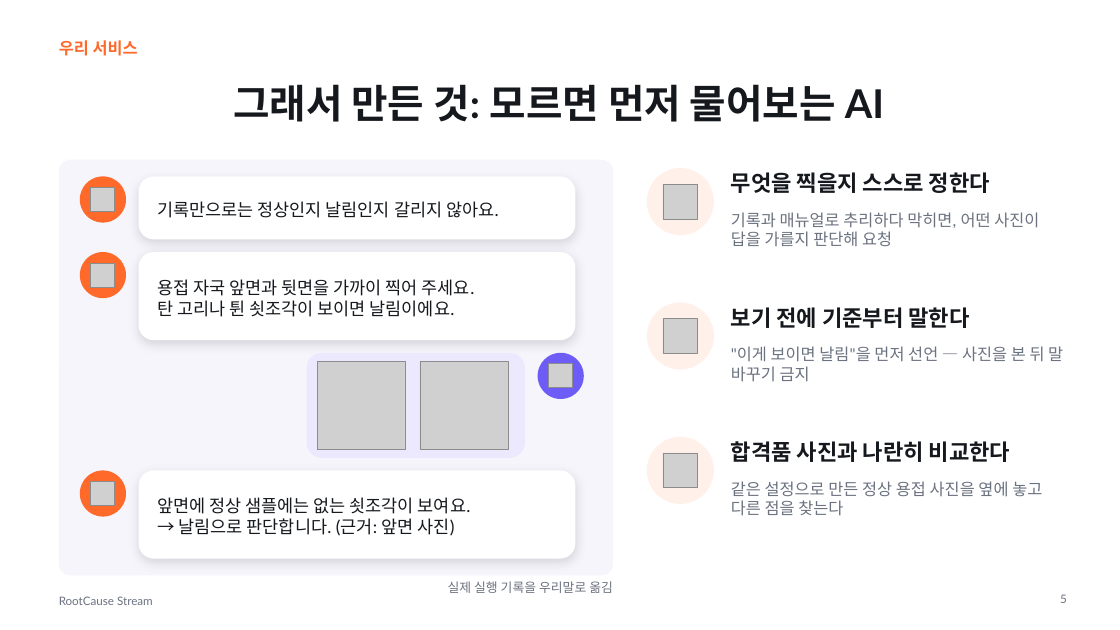
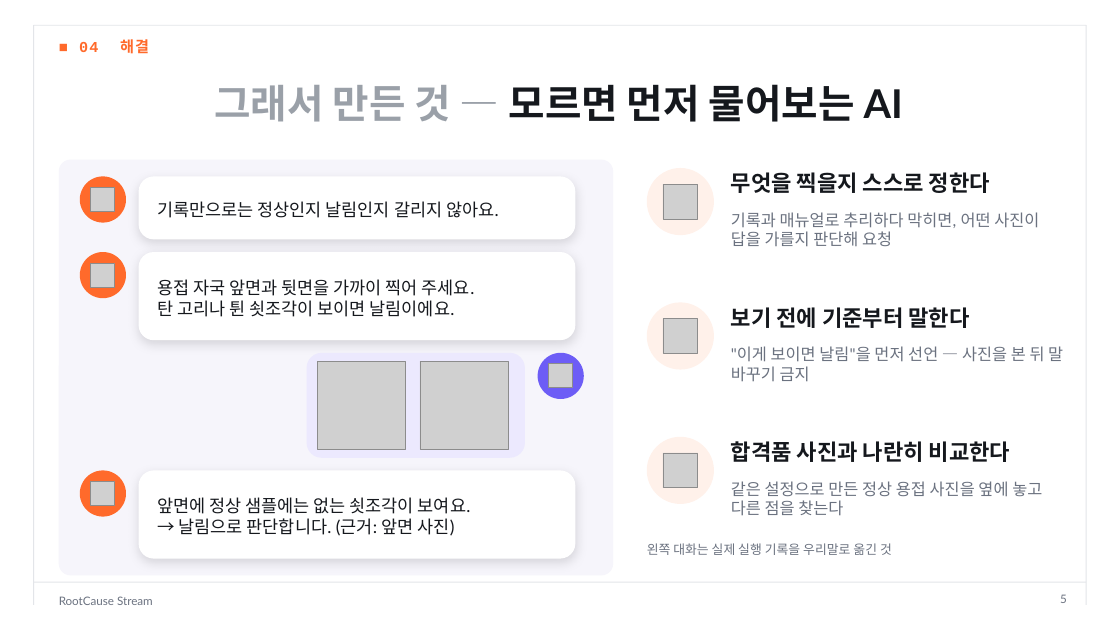
Before and after one commit to dlwogud/rootcause-stream, a slide deck: slide 5 of deck/RootCause_Stream_발표자료.pptx. Drawn at 1120x630 pixels with LibreOffice and Linux fonts; fonts in the diff are those of the drawing; grey boxes stand for pictures. Boxes give left, top, right and bottom in pixels: in the first picture for what was removed or moved away, otherwise in the second. Text is boxed around its words. In the diff, an @@ line names an element or a change of style, - is before the commit and + after.

```diff
--- a/deck/RootCause_Stream_발표자료.pptx
+++ b/deck/RootCause_Stream_발표자료.pptx
@@ line added from (34, 25) to (34, 605), #E3E5E9 0.75 pt @@
@@ line added from (34, 25) to (1086, 25), #E3E5E9 0.75 pt @@
@@ line added from (1086, 25) to (1086, 605), #E3E5E9 0.75 pt @@
@@ text at (x1=79, y1=39, x2=149, y2=54): text changed; size 14 to 13 pt; font Lato to Courier New @@
-우리 서비스
+■ 04 해결
@@ title at (x1=214, y1=84, x2=903, y2=122): text changed @@
-그래서 만든 것: 모르면 먼저 물어보는 AI
+그래서 만든 것 — 모르면 먼저 물어보는 AI
@@ text at (x1=647, y1=543, x2=892, y2=555): text changed @@
-실제 실행 기록을 우리말로 옮김
+왼쪽 대화는 실제 실행 기록을 우리말로 옮긴 것
@@ line added from (34, 582) to (1086, 582), #E3E5E9 0.75 pt @@
```
Also in this commit, not shown: 15 other slides changed, 8 other files.
